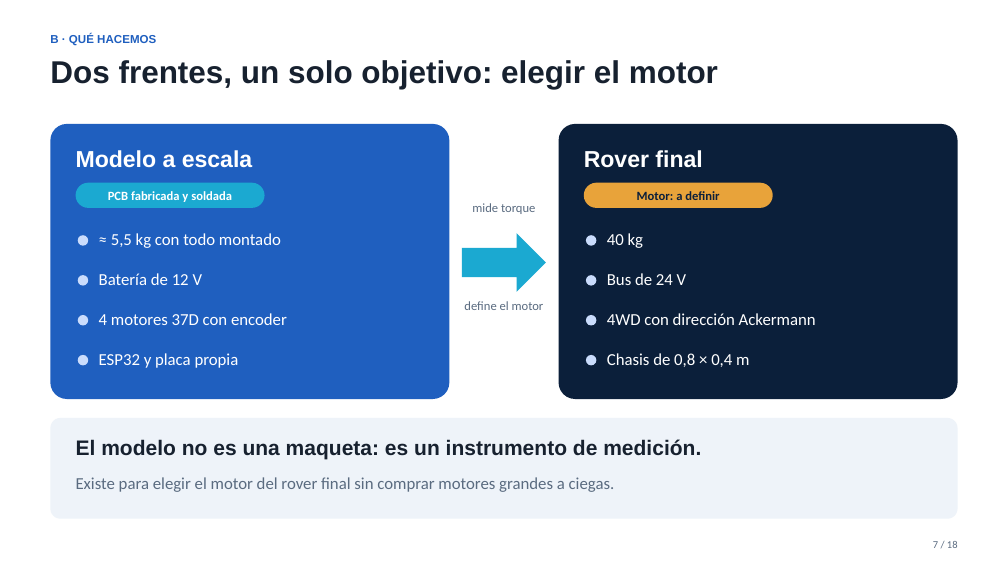
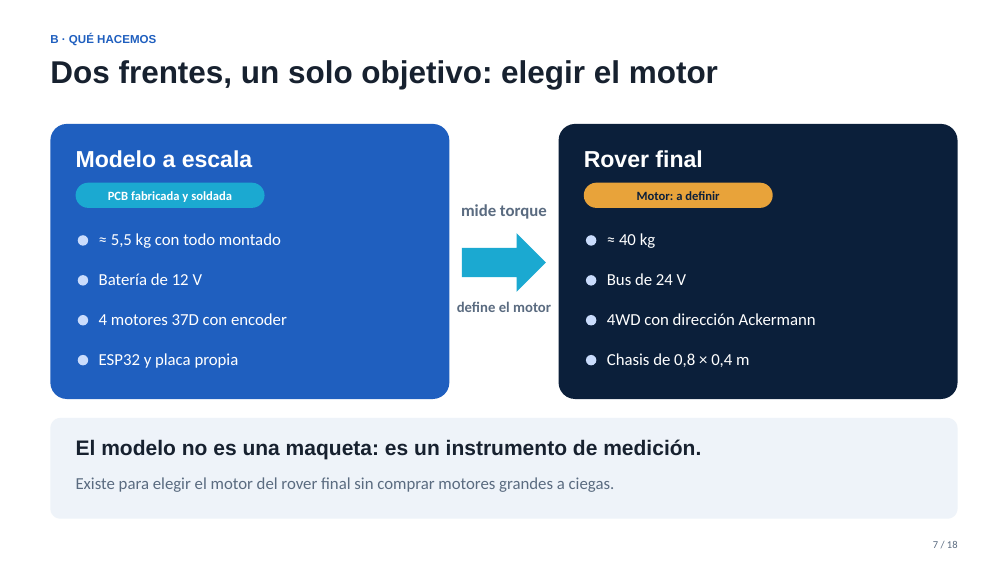
Before and after one commit to Matyy38/erc-rover-EyP, a slide deck: slide 7 of audiovisual-presentacion/presentacion-ingreso-EyP-2026-09.pptx. Drawn at 1008x567 pixels with LibreOffice and Linux fonts; fonts in the diff are those of the drawing. Boxes give left, top, right and bottom in pixels: in the first picture for what was removed or moved away, otherwise in the second. Text is boxed around its words. In the diff, an @@ line names an element or a change of style, - is before the commit and + after.

```diff
--- a/audiovisual-presentacion/presentacion-ingreso-EyP-2026-09.pptx
+++ b/audiovisual-presentacion/presentacion-ingreso-EyP-2026-09.pptx
@@ text "mide torque" at box(461, 204, 547, 219): size 12 to 16 pt, bold on @@
@@ text at box(619, 233, 655, 248): text changed @@
-40 kg
+≈ 40 kg
@@ text "define el motor" at box(457, 301, 551, 312): size 12 to 14 pt, bold on @@
```
Also in this commit, not shown: 11 other slides changed, 1 slide removed, 3 other files.
